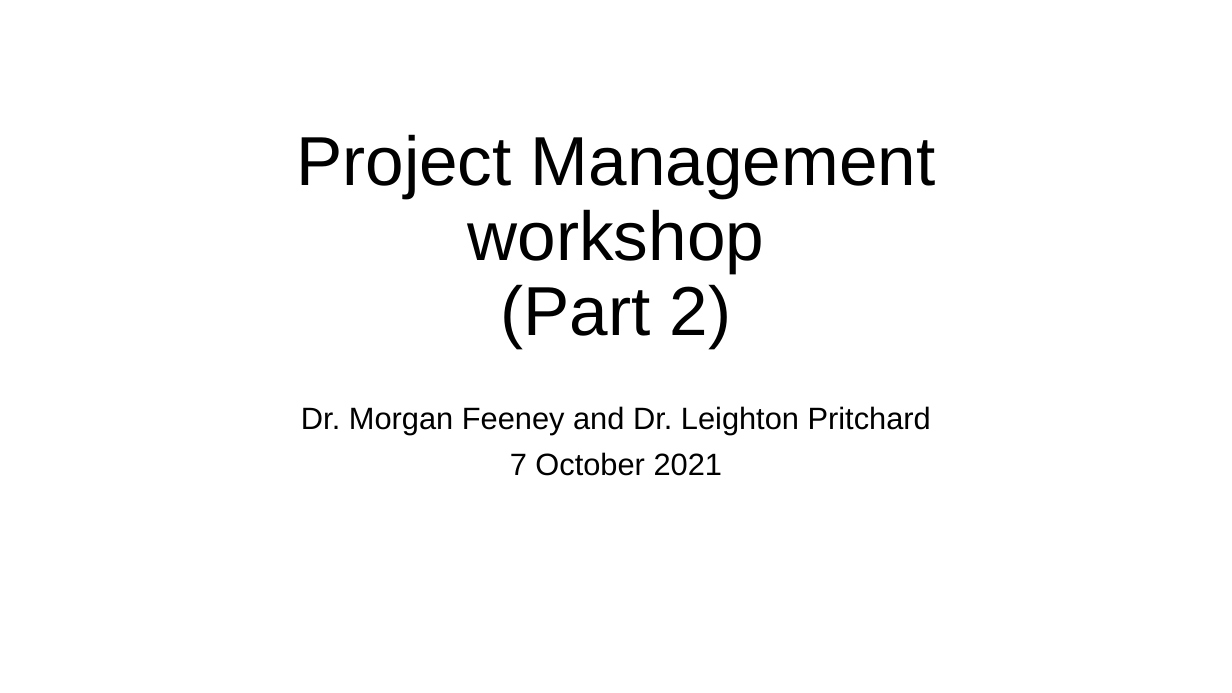
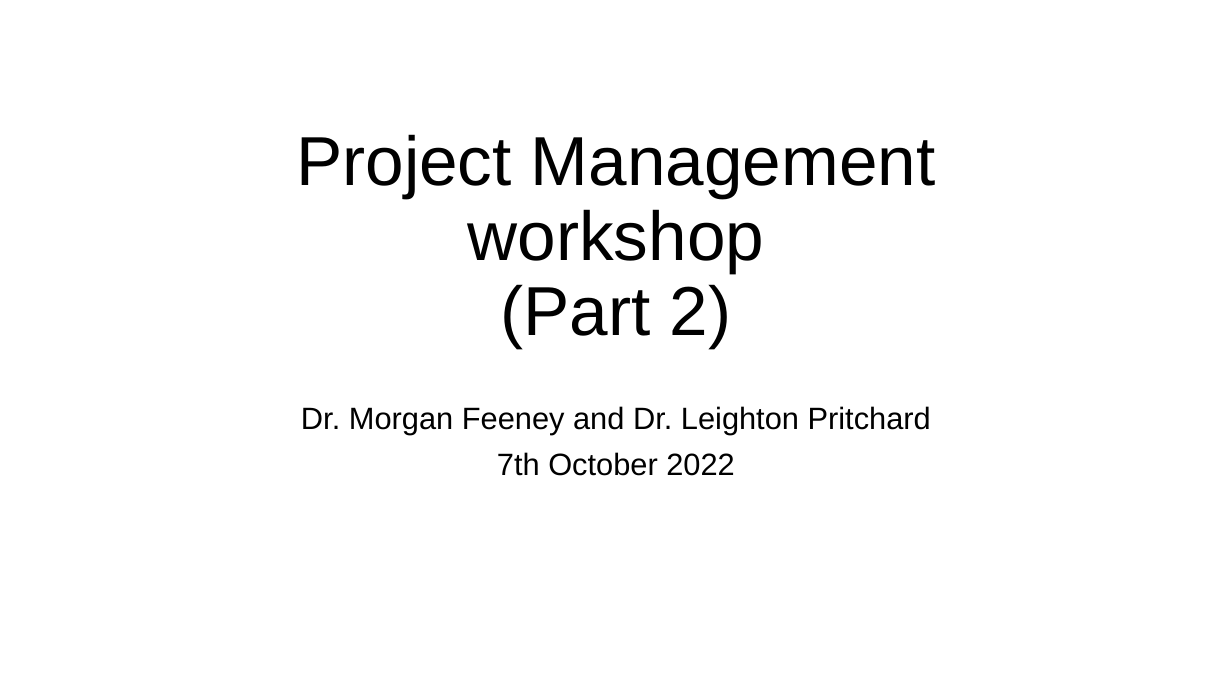
Before and after one commit to sipbs-compbiol/BM432, a slide deck: slide 1 of assets/powerpoints/Project_Management_workshop_MFandLP.pptx. Drawn at 1232x693 pixels with LibreOffice and Linux fonts; fonts in the diff are those of the drawing. Boxes give left, top, right and bottom in pixels: in the first picture for what was removed or moved away, otherwise in the second. Text is boxed around its words. In the diff, an @@ line names an element or a change of style, - is before the commit and + after.

Commit message:
Update Workshop 3 slides/landing page

```diff
--- a/assets/powerpoints/Project_Management_workshop_MFandLP.pptx
+++ b/assets/powerpoints/Project_Management_workshop_MFandLP.pptx
@@ subtitle at [497,452,734,476]: text changed @@
-7 October 2021
+7th October 2022
```
Also in this commit, not shown: 1 other file.
